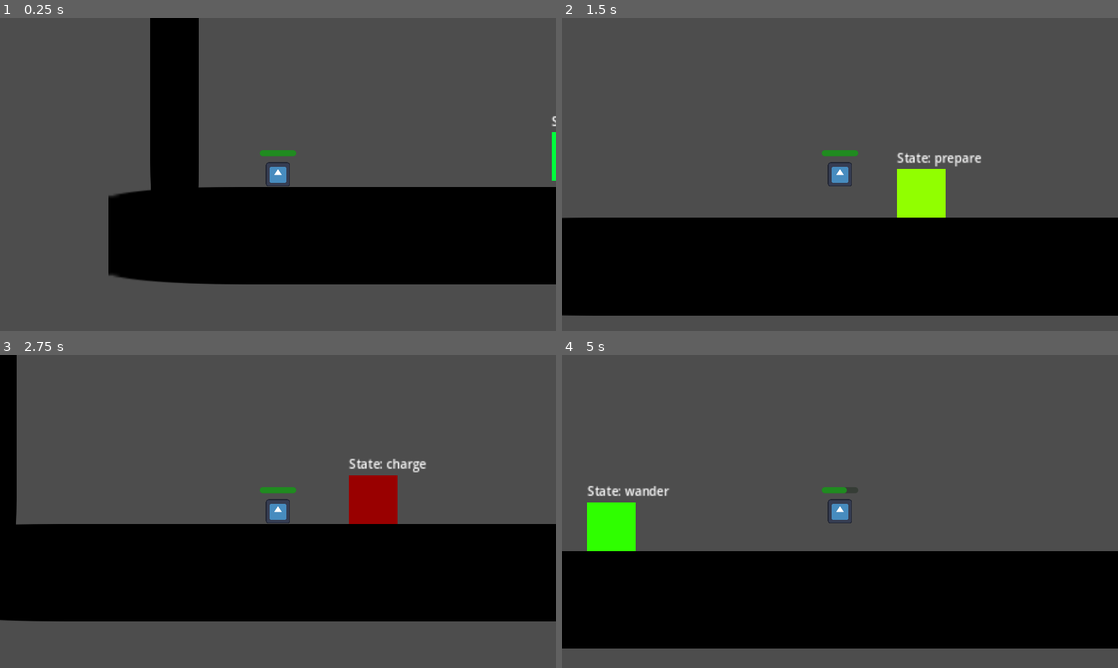
Above: before the commit, frames 1-4 (two rows, left to right).
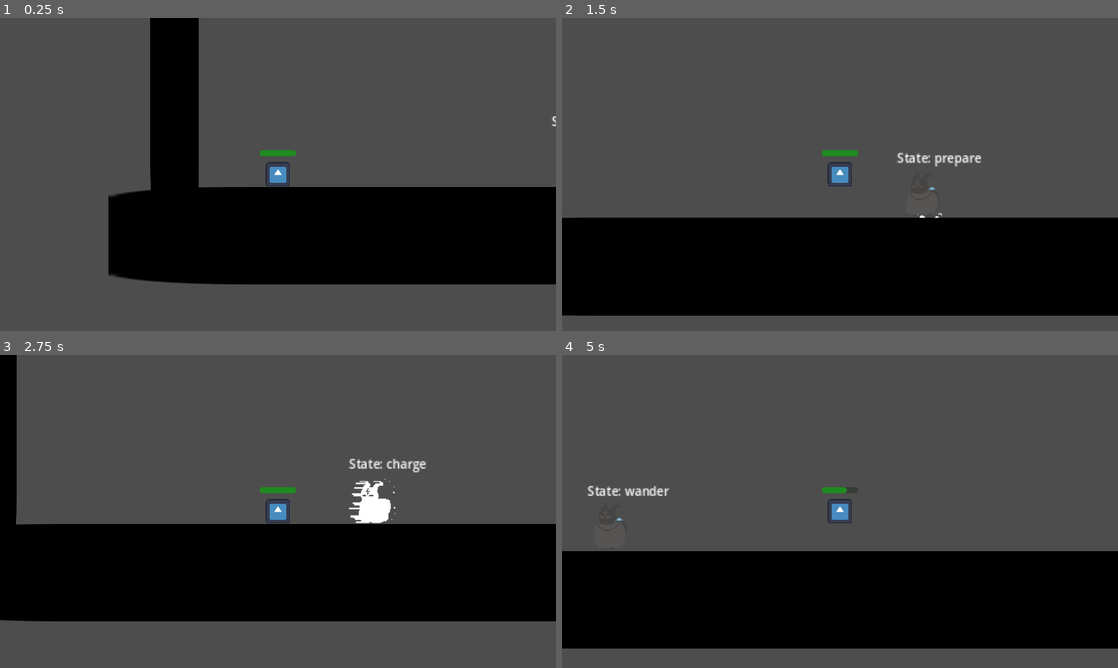
Above: after the commit, the same moments.

Repository: badzianga/subterra-havoc
Game: Godot game, scene res://Scenes/Maps/enemy_test_world.tscn
The game is run twice, just before and just after one commit, with the same random seed, the same clock (stepped at 60 frames per second) and the same inputs. The engine's default icon, where the game draws it, is replaced by a stand-in: a white triangle on a blue panel in a dark square.
Inputs:
- Up to frame 1 (0.25 s): no input
- Up to frame 2 (1.5 s): tap Enter at 0.5 s; hold D (right) from 0.53 s (still down); tap Space (jump) at 0.77 s
- Up to frame 3 (2.75 s): tap Space (jump) at 1.52 s; release D (right) at 2.03 s; hold A (left) from 2.03 s (still down)
- Up to frame 4 (5 s): release A (left) at 2.78 s; hold D (right) 2.78-4.28 s; tap Space (jump) at 3.02, 3.77, 4.25, 4.52 s; hold A (left) from 4.28 s (still down)

The runs differ from the first frame. In frame 1, 0.1% of the frame differs, in the area x 99-100%, y 36-52%; in frame 2, 1.4%, in the area x 60-69%, y 48-64%; in frame 3, 1.4%; in frame 4, 1.4%.

Commit message:
Add - enemy dasher animation

Diff:
--- a/Scenes/Enemies/charger.tscn
+++ b/Scenes/Enemies/charger.tscn
@@ -9,95 +9,98 @@
 [ext_resource type="PackedScene" uid="uid://dkngw8lejpmrs" path="res://Scenes/EnemyStateMachine/cooldown_state.tscn" id="7_edxgu"]
 [ext_resource type="PackedScene" uid="uid://c8s7fsn56b230" path="res://Scenes/Components/hitbox_component.tscn" id="8_rfqwd"]
 [ext_resource type="PackedScene" uid="uid://bjdn5xmk516ni" path="res://Scenes/Components/hurtbox_component.tscn" id="9_v5wrf"]
+[ext_resource type="Texture2D" uid="uid://bkx65tnouhdk1" path="res://Assets/Enemies/Dasher/dasher-Sheet.png" id="10_lyiii"]
 
 [sub_resource type="RectangleShape2D" id="RectangleShape2D_4r4ry"]
 size = Vector2(64, 64)
 
+[sub_resource type="Animation" id="Animation_062fn"]
+resource_name = "Idle"
+length = 0.45
+loop_mode = 2
+tracks/0/type = "value"
+tracks/0/imported = false
+tracks/0/enabled = true
+tracks/0/path = NodePath("Sprite:frame")
+tracks/0/interp = 1
+tracks/0/loop_wrap = true
+tracks/0/keys = {
+"times": PackedFloat32Array(0, 0.2, 0.4),
+"transitions": PackedFloat32Array(1, 1, 1),
+"update": 1,
+"values": [0, 1, 2]
+}
+
 [sub_resource type="Animation" id="Animation_5wl0p"]
 length = 0.001
 tracks/0/type = "value"
 tracks/0/imported = false
 tracks/0/enabled = true
-tracks/0/path = NodePath("Sprite:color")
+tracks/0/path = NodePath("Sprite:frame")
 tracks/0/interp = 1
 tracks/0/loop_wrap = true
 tracks/0/keys = {
 "times": PackedFloat32Array(0),
 "transitions": PackedFloat32Array(1),
-"update": 0,
-"values": [Color(0, 1, 0, 1)]
+"update": 1,
+"values": [0]
 }
 
 [sub_resource type="Animation" id="Animation_i7inm"]
 resource_name = "charge"
-length = 0.4
+length = 0.6
 loop_mode = 1
 tracks/0/type = "value"
 tracks/0/imported = false
 tracks/0/enabled = true
-tracks/0/path = NodePath("Sprite:color")
-tracks/0/interp = 1
-tracks/0/loop_wrap = true
-tracks/0/keys = {
-"times": PackedFloat32Array(0, 0.2),
-"transitions": PackedFloat32Array(1, 1),
-"update": 0,
-"values": [Color(0.643137, 0, 0, 1), Color(0.392157, 0, 0, 1)]
-}
-
-[sub_resource type="Animation" id="Animation_ia2y0"]
-resource_name = "idle"
-loop_mode = 1
-tracks/0/type = "value"
-tracks/0/imported = false
-tracks/0/enabled = true
-tracks/0/path = NodePath("Sprite:color")
-tracks/0/interp = 1
-tracks/0/loop_wrap = true
-tracks/0/keys = {
-"times": PackedFloat32Array(0, 0.5, 1),
-"transitions": PackedFloat32Array(1, 1, 1),
-"update": 0,
-"values": [Color(0, 1, 0, 1), Color(0, 1, 0.501961, 1), Color(0, 1, 0, 1)]
+tracks/0/path = NodePath("Sprite:frame")
+tracks/0/interp = 1
+tracks/0/loop_wrap = true
+tracks/0/keys = {
+"times": PackedFloat32Array(0, 0.1, 0.2, 0.3, 0.4, 0.5),
+"transitions": PackedFloat32Array(1, 1, 1, 1, 1, 1),
+"update": 1,
+"values": [17, 18, 19, 20, 25, 26]
 }
 
 [sub_resource type="Animation" id="Animation_h2d5g"]
 resource_name = "prepare"
-length = 1.5
-tracks/0/type = "value"
-tracks/0/imported = false
-tracks/0/enabled = true
-tracks/0/path = NodePath("Sprite:color")
-tracks/0/interp = 1
-tracks/0/loop_wrap = true
-tracks/0/keys = {
-"times": PackedFloat32Array(0, 0.5, 1.5),
-"transitions": PackedFloat32Array(1, 1, 1),
-"update": 0,
-"values": [Color(0, 1, 0, 1), Color(1, 1, 0, 1), Color(1, 0, 0, 1)]
+length = 0.6
+tracks/0/type = "value"
+tracks/0/imported = false
+tracks/0/enabled = true
+tracks/0/path = NodePath("Sprite:frame")
+tracks/0/interp = 1
+tracks/0/loop_wrap = true
+tracks/0/keys = {
+"times": PackedFloat32Array(0, 0.1, 0.2, 0.3, 0.4, 0.5),
+"transitions": PackedFloat32Array(1, 1, 1, 1, 1, 1),
+"update": 1,
+"values": [11, 12, 13, 14, 15, 16]
 }
 
 [sub_resource type="Animation" id="Animation_ov8cb"]
 resource_name = "walk"
+length = 0.8
 loop_mode = 1
 tracks/0/type = "value"
 tracks/0/imported = false
 tracks/0/enabled = true
-tracks/0/path = NodePath("Sprite:color")
-tracks/0/interp = 1
-tracks/0/loop_wrap = true
-tracks/0/keys = {
-"times": PackedFloat32Array(0, 0.5, 1),
-"transitions": PackedFloat32Array(1, 1, 1),
-"update": 0,
-"values": [Color(0, 1, 0, 1), Color(0.501961, 1, 0, 1), Color(0, 1, 0, 1)]
+tracks/0/path = NodePath("Sprite:frame")
+tracks/0/interp = 1
+tracks/0/loop_wrap = true
+tracks/0/keys = {
+"times": PackedFloat32Array(0, 0.1, 0.2, 0.3, 0.4, 0.5, 0.6, 0.7),
+"transitions": PackedFloat32Array(1, 1, 1, 1, 1, 1, 1, 1),
+"update": 1,
+"values": [3, 4, 5, 6, 7, 8, 9, 10]
 }
 
 [sub_resource type="AnimationLibrary" id="AnimationLibrary_dryc3"]
 _data = {
+"Idle": SubResource("Animation_062fn"),
 "RESET": SubResource("Animation_5wl0p"),
 "charge": SubResource("Animation_i7inm"),
-"idle": SubResource("Animation_ia2y0"),
 "prepare": SubResource("Animation_h2d5g"),
 "walk": SubResource("Animation_ov8cb")
 }
@@ -106,9 +109,6 @@
 radius = 192.0
 
 [sub_resource type="RectangleShape2D" id="RectangleShape2D_qjs17"]
-size = Vector2(64, 64)
-
-[sub_resource type="RectangleShape2D" id="RectangleShape2D_duqe5"]
 size = Vector2(64, 64)
 
 [node name="Charger" type="CharacterBody2D"]
@@ -122,13 +122,6 @@
 offset_bottom = -35.0
 text = "State: null"
 
-[node name="Sprite" type="ColorRect" parent="."]
-offset_left = -32.0
-offset_top = -32.0
-offset_right = 32.0
-offset_bottom = 32.0
-color = Color(0, 1, 0, 1)
-
 [node name="CollisionShape" type="CollisionShape2D" parent="."]
 shape = SubResource("RectangleShape2D_4r4ry")
 
@@ -202,8 +195,10 @@
 collision_layer = 8
 collision_mask = 4
 
-[node name="CollisionShape" type="CollisionShape2D" parent="HurtboxComponent"]
-shape = SubResource("RectangleShape2D_duqe5")
+[node name="Sprite" type="Sprite2D" parent="."]
+position = Vector2(7, -2)
+texture = ExtResource("10_lyiii")
+hframes = 28
 
 [connection signal="area_entered" from="DetectionArea" to="." method="_on_detection_area_area_entered"]
 [connection signal="area_exited" from="DetectionArea" to="." method="_on_detection_area_area_exited"]
Binary file added: Assets/Enemies/Dasher/dasher-Sheet.png
Not shown, added: Assets/Enemies/Dasher/dasher-Sheet.png.import
